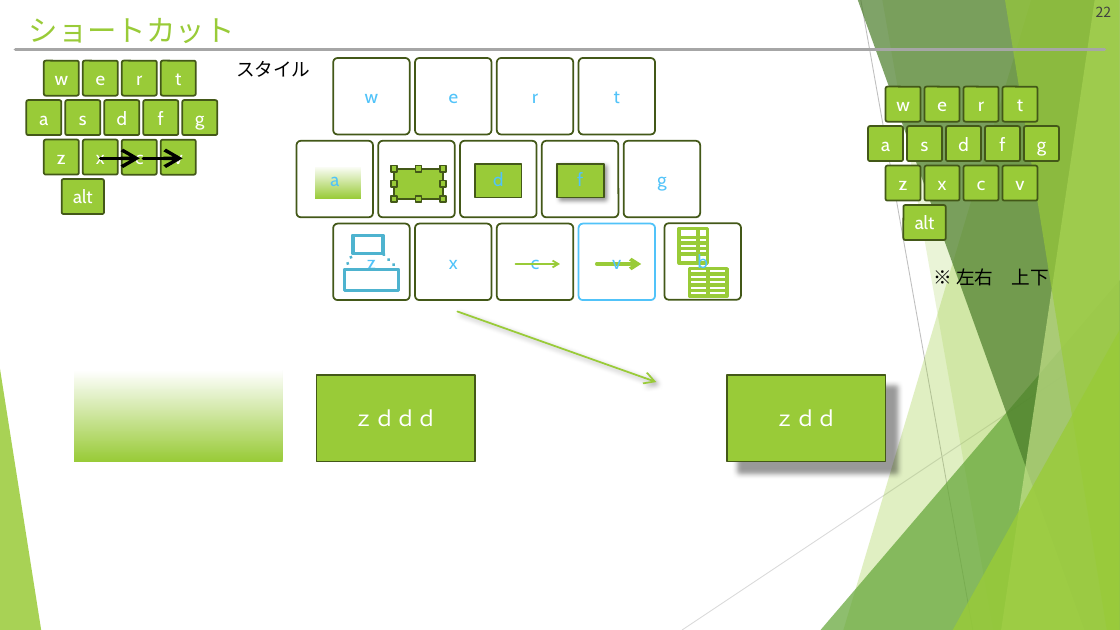
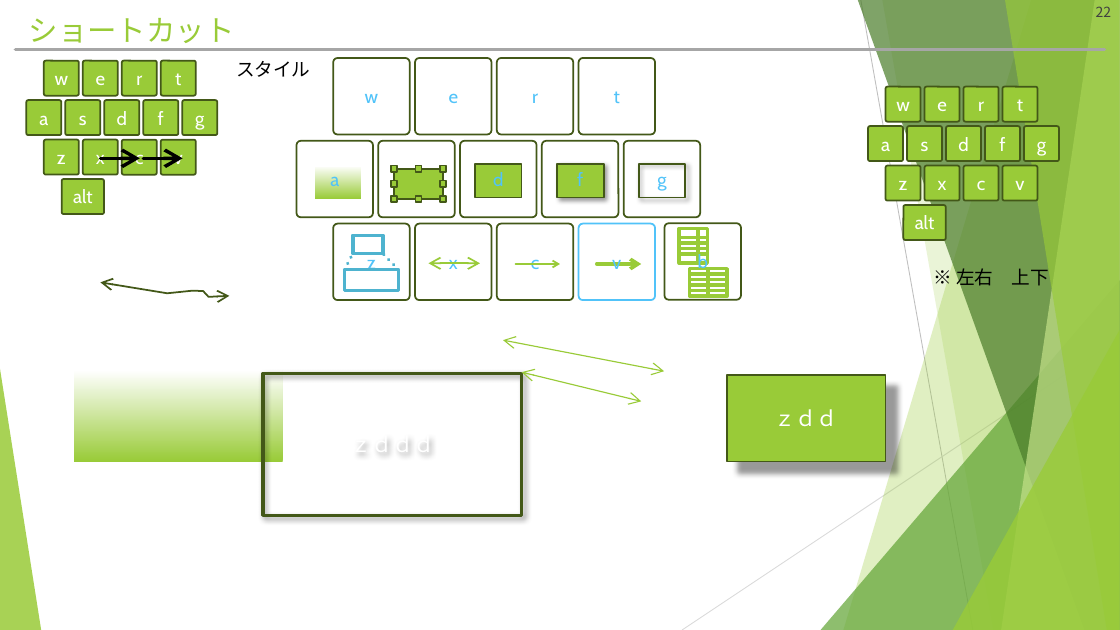
Before and after one commit to hitsuji-ga-u/pawapo, a slide deck: slide 22 of slide/customUI_debug.pptm. Drawn at 1120x630 pixels with LibreOffice and Linux fonts; fonts in the diff are those of the drawing. Boxes give left, top, right and bottom in pixels: in the first picture for what was removed or moved away, otherwise in the second. Text is boxed around its words. In the diff, an @@ line names an element or a change of style, - is before the commit and + after.

```diff
--- a/slide/customUI_debug.pptm
+++ b/slide/customUI_debug.pptm
@@ rectangle added at bbox=[639, 164, 685, 197], outline #435919 1.5 pt @@
@@ arrow moved from (458, 312) - (656, 382) to (429, 263) - (480, 263) @@
@@ arrow (429, 263) - (480, 263): arrow to double arrow @@
@@ freeform shape added at bbox=[100, 282, 229, 297], outline #435919 1.5 pt @@
@@ double arrow added from (503, 340) to (665, 371), #99CB38 1 pt @@
@@ freeform shape "ｚｄｄｄ": place and size @@
-freeform shape "ｚｄｄｄ" at bbox=[317, 375, 476, 461]
+freeform shape "ｚｄｄｄ" at bbox=[263, 374, 522, 516]
@@ freeform shape "ｚｄｄｄ" at bbox=[263, 374, 522, 516]: fill #99CB38 to none; outline #435919 1.5 pt to #435919 3 pt; shadow on @@
@@ double arrow added from (522, 372) to (641, 402), #99CB38 1 pt @@
```
Also in this commit, not shown: 4 other files.
